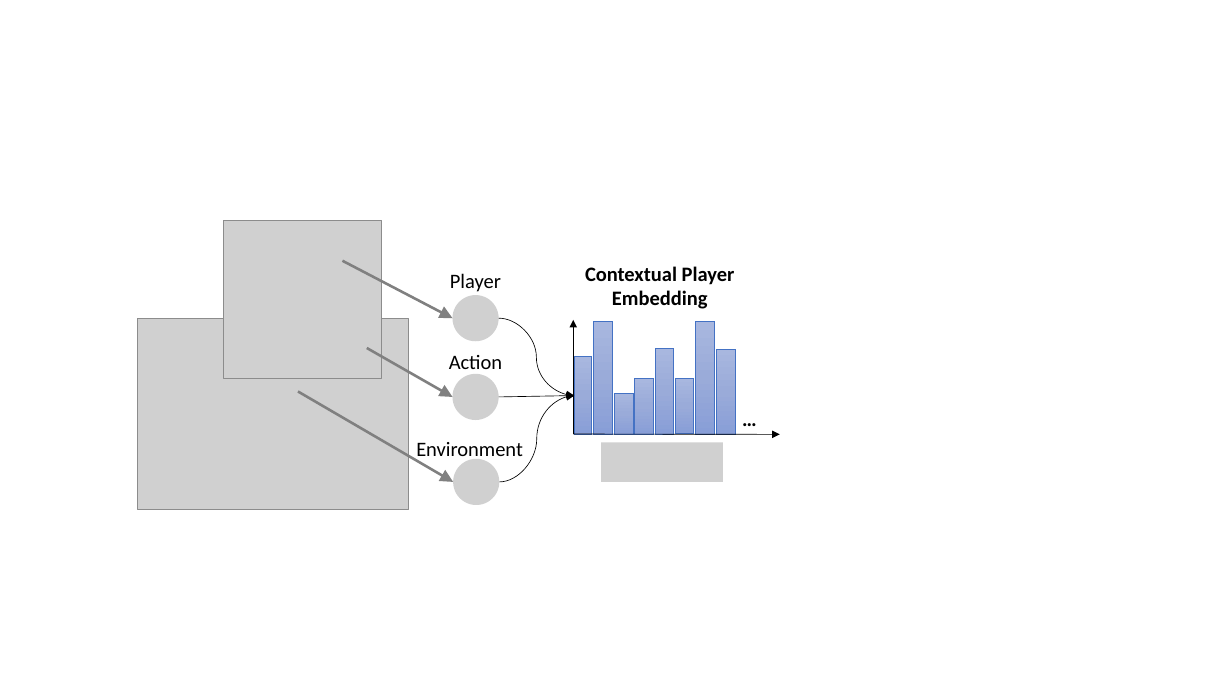
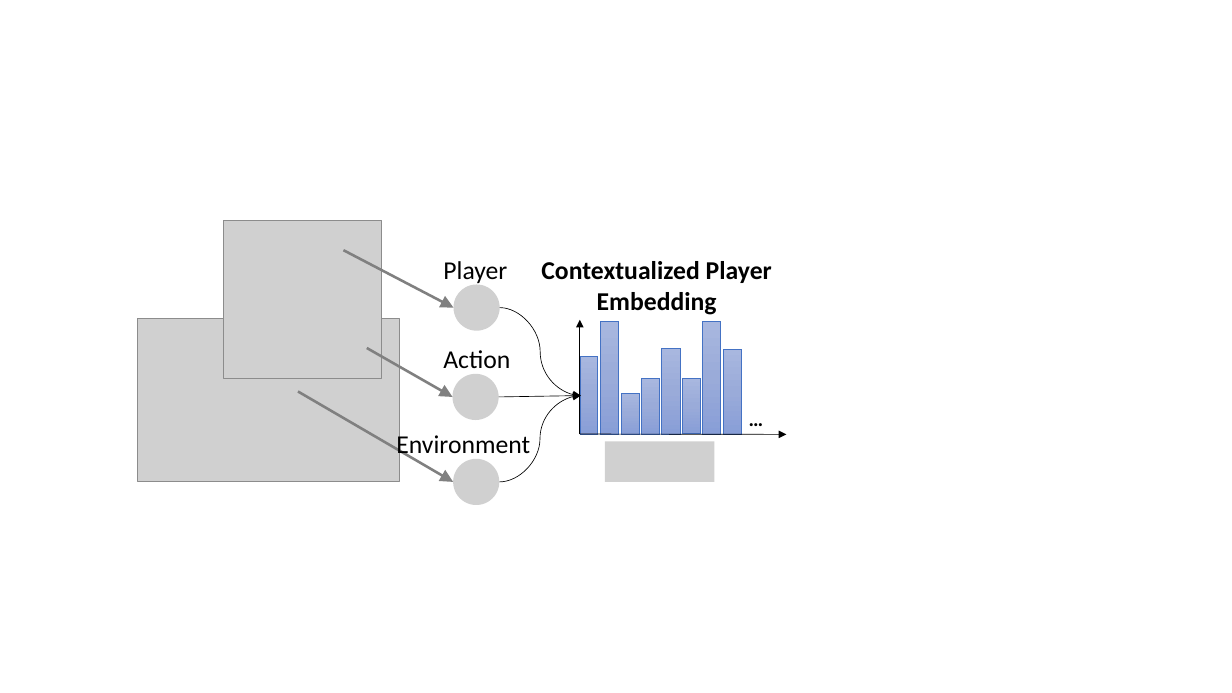
Before and after one commit to Guiliang/sport-analytic-variational-embedding, a slide deck: slide 29 of sport-vae.pptx (slide 28 before the commit). Drawn at 1232x693 pixels with LibreOffice and Linux fonts; fonts in the diff are those of the drawing; grey boxes stand for pictures; background and template pictures are left out. Boxes give left, top, right and bottom in pixels: in the first picture for what was removed or moved away, otherwise in the second. Text is boxed around its words. In the diff, an @@ line names an element or a change of style, - is before the commit and + after.

```diff
--- a/sport-vae.pptx
+++ b/sport-vae.pptx
@@ arrow moved from (343, 261) - (453, 318) to (344, 250) - (454, 308) @@
@@ text "Player": place and size @@
-text "Player" at (450, 273, 501, 292)
+text "Player" at (443, 261, 507, 283)
@@ text "Contextualized Player": place and size @@
-text "Contextualized Player" at (585, 266, 735, 309)
+text "Contextualized Player" at (541, 261, 772, 315)
@@ text at (541, 261, 772, 283): text changed; size 16 to 20 pt @@
-Contextual Player
+Contextualized Player
@@ picture: place and size @@
-picture at (453, 295, 499, 341)
+picture at (454, 285, 500, 331)
@@ text at (597, 292, 717, 315): size 16 to 20 pt in "Embedding" @@
@@ picture: place and size @@
-picture at (138, 318, 409, 510)
+picture at (138, 318, 399, 482)
@@ curved arrow moved from (499, 318) - (574, 396) to (500, 308) - (580, 396) @@
@@ size 16 to 20 pt in 3 elements at (396, 432, 530, 459), (443, 261, 507, 283), (443, 350, 510, 368) @@
@@ rectangle: place and size @@
-rectangle at (716, 349, 735, 434)
+rectangle at (724, 349, 742, 434)
@@ curved arrow moved from (499, 482) - (574, 396) to (499, 482) - (580, 396) @@
@@ arrow moved from (499, 397) - (574, 396) to (499, 397) - (580, 396) @@
@@ text "Environment": place and size @@
-text "Environment" at (416, 442, 523, 462)
+text "Environment" at (396, 432, 530, 459)
@@ 7 rectangles, 2 arrows, 1 text: place and size @@
-7 rectangles, 2 arrows, 1 text at (573, 320, 780, 437)
+7 rectangles, 2 arrows, 1 text at (580, 320, 787, 437)
@@ picture: place and size @@
-picture at (602, 443, 724, 482)
+picture at (605, 442, 715, 482)
```
Also in this commit, not shown: 1 other slide changed, 1 slide added.
